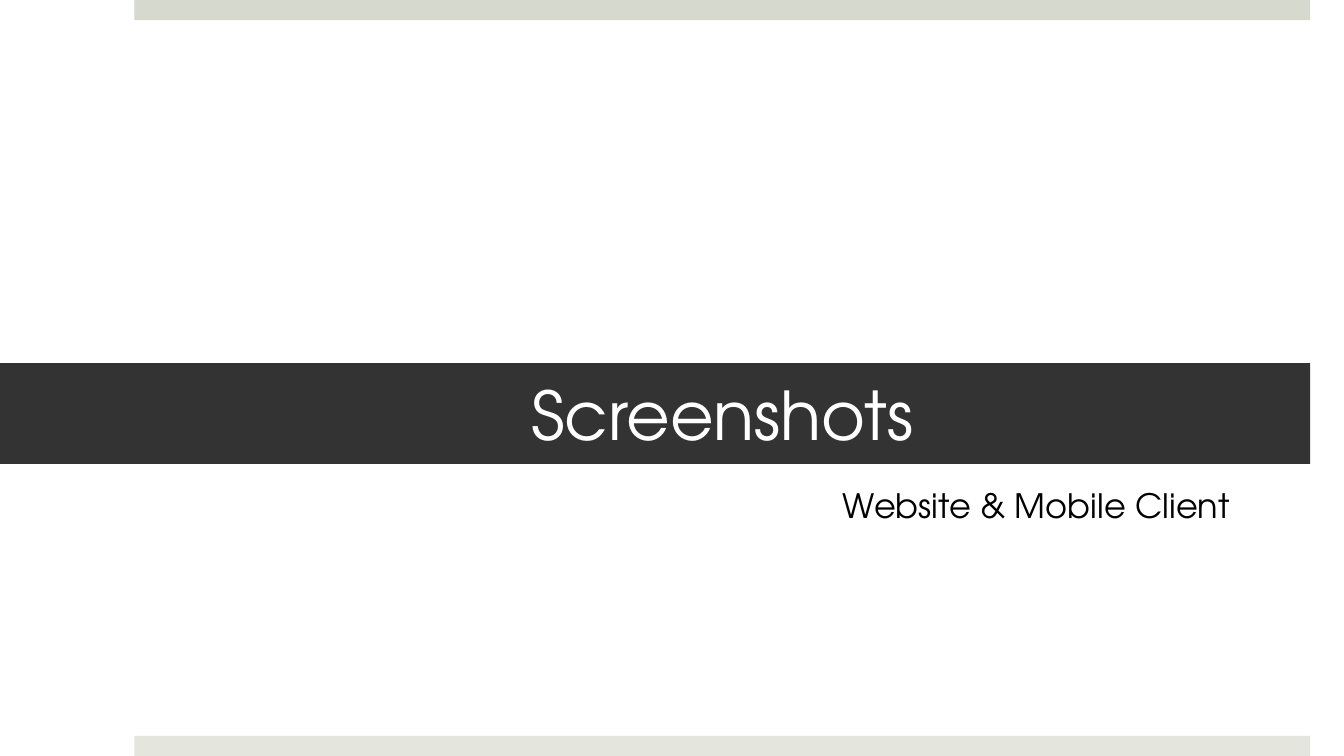
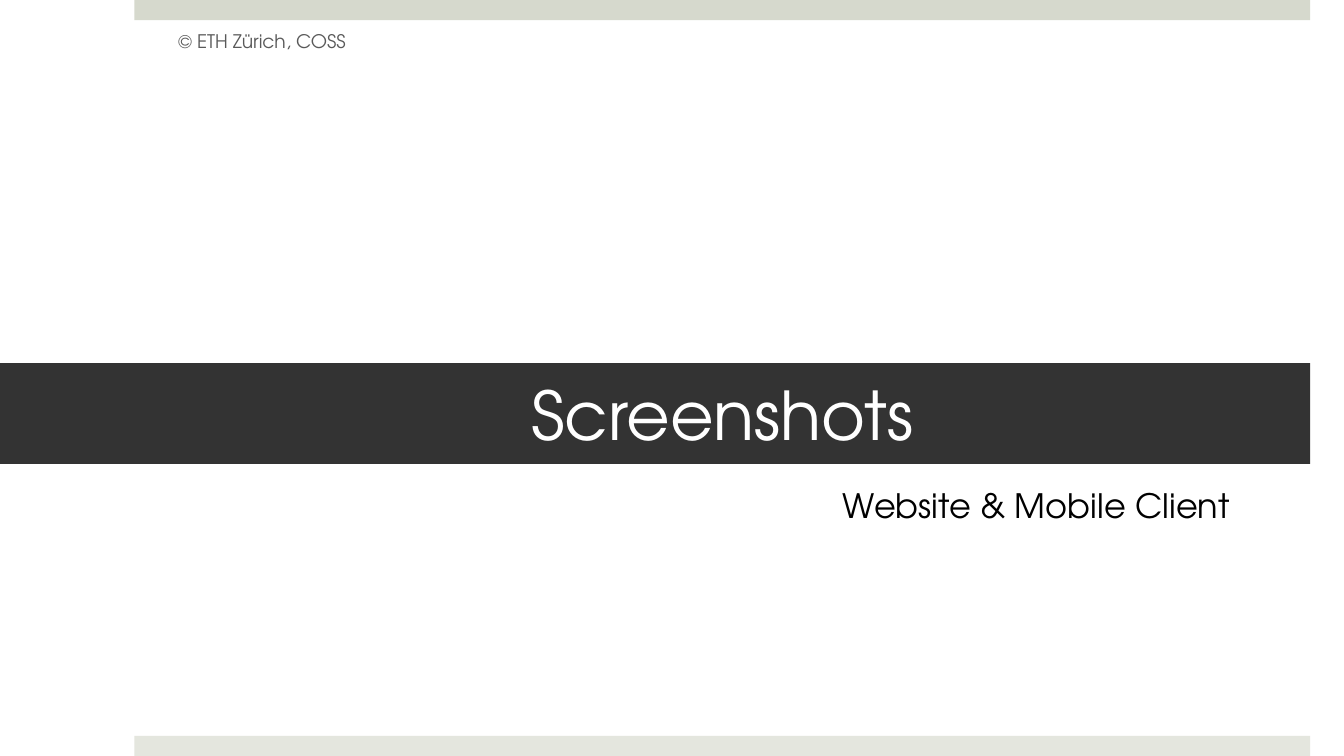
Before and after one commit to mistelip/SwarmPulse, a slide deck: slide 8 of Documents/presentation.pptx. Drawn at 1344x756 pixels with LibreOffice and Linux fonts; fonts in the diff are those of the drawing. Boxes give left, top, right and bottom in pixels: in the first picture for what was removed or moved away, otherwise in the second. Text is boxed around its words. In the diff, an @@ line names an element or a change of style, - is before the commit and + after.

```diff
--- a/Documents/presentation.pptx
+++ b/Documents/presentation.pptx
@@ text added at box(197, 34, 345, 49), 10 pt, text #595959 @@
+© ETH Zürich, COSS
```
Also in this commit, not shown: 9 other slides changed, 4 slides added, 4 slides removed, 1 other file.
